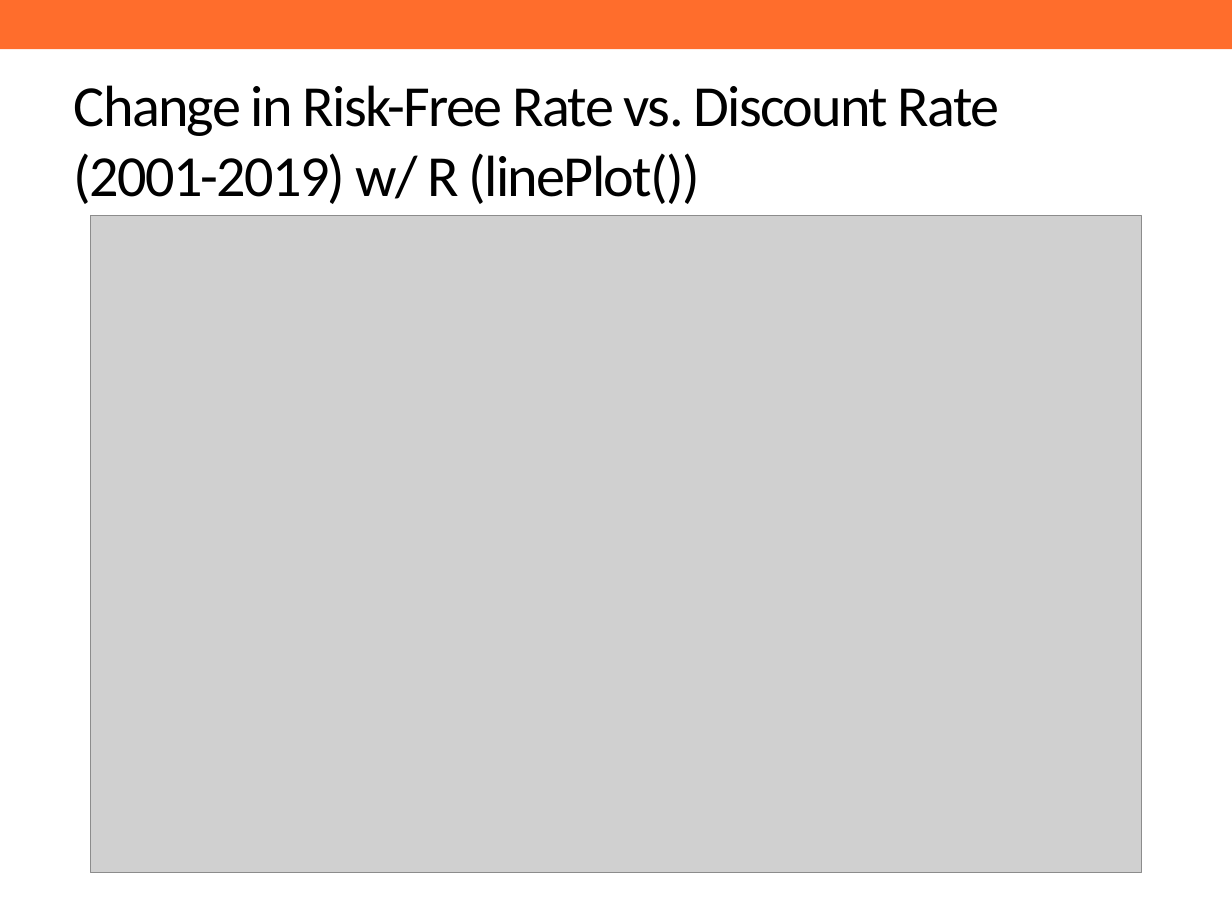
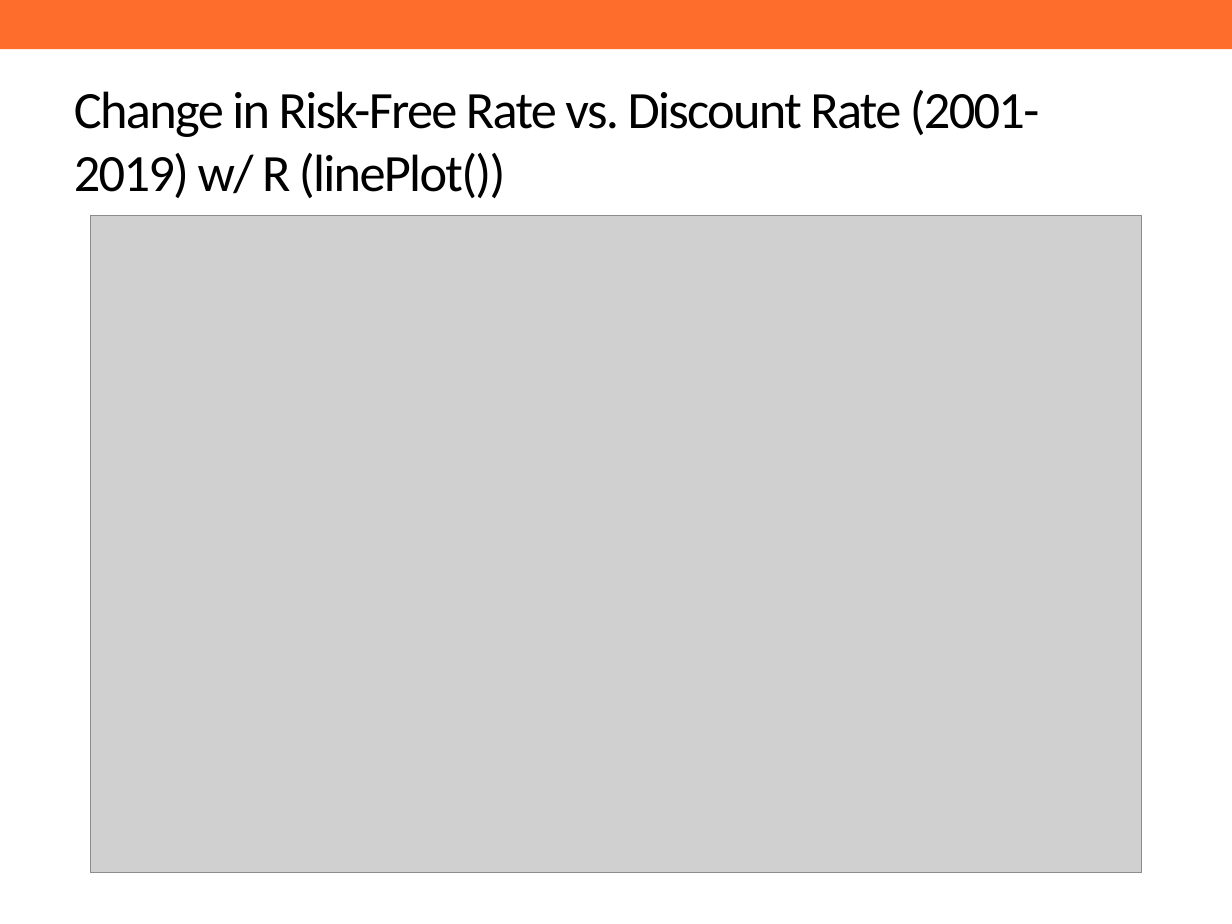
Before and after one commit to ReasonFoundation/GraphicsR, a slide deck: slide 9 of DeckUpdate/SamplePPT.pptx. Drawn at 1232x924 pixels with LibreOffice and Linux fonts; fonts in the diff are those of the drawing; grey boxes stand for pictures; background and template pictures are left out. Boxes give left, top, right and bottom in pixels: in the first picture for what was removed or moved away, otherwise in the second. Text is boxed around its words. In the diff, an @@ line names an element or a change of style, - is before the commit and + after.

```diff
--- a/DeckUpdate/SamplePPT.pptx
+++ b/DeckUpdate/SamplePPT.pptx
@@ title "Change in Risk-Free Rate vs. ..." at bbox=[74, 90, 1040, 198]: size 34 to 30.6 pt @@
```
Also in this commit, not shown: 5 other slides changed, 5 other files.
